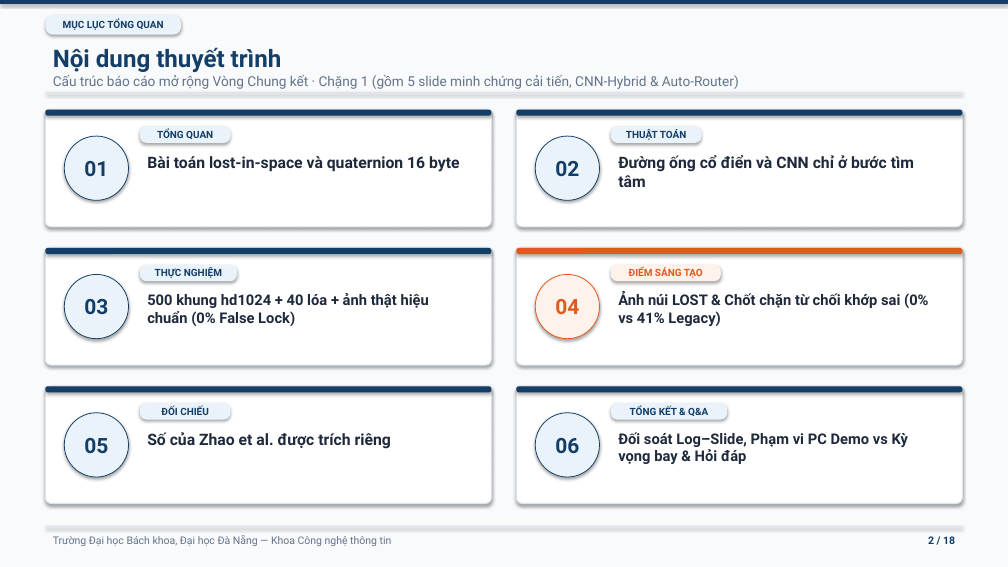
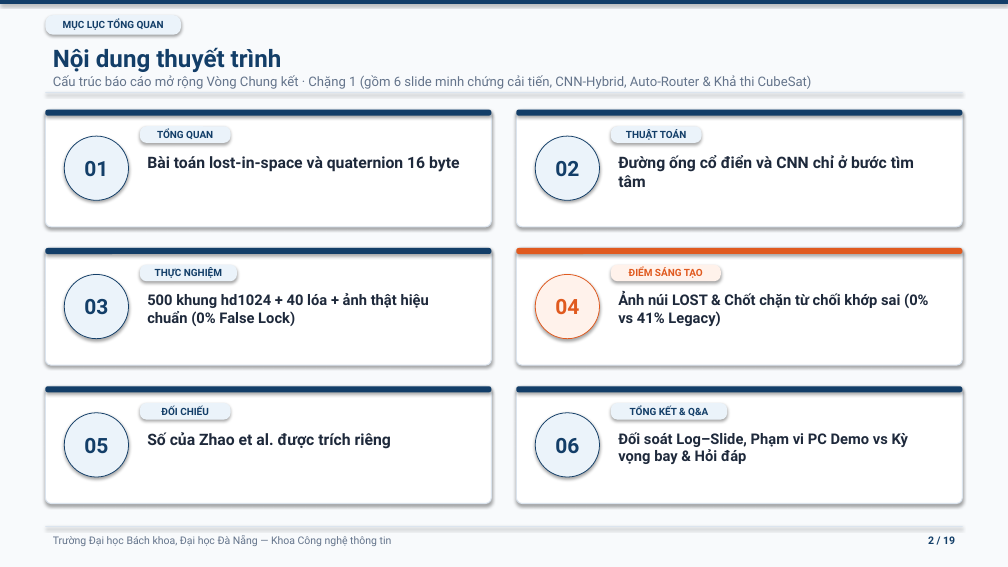
Before and after one commit to hoangtranduchai/star-tracker, a slide deck: slide 2 of AI2026_Portfolio/AI2026_SLIDE_THUYET_TRINH.pptx. Drawn at 1008x567 pixels with LibreOffice and Linux fonts; fonts in the diff are those of the drawing. Boxes give left, top, right and bottom in pixels: in the first picture for what was removed or moved away, otherwise in the second. Text is boxed around its words. In the diff, an @@ line names an element or a change of style, - is before the commit and + after.

Commit message:
feat(stage1): add CubeSat ARM64/ONNX feasibility & SAA/SEU CRC-16 audit, fix Compare table overlap & null error rendering

```diff
--- a/AI2026_Portfolio/AI2026_SLIDE_THUYET_TRINH.pptx
+++ b/AI2026_Portfolio/AI2026_SLIDE_THUYET_TRINH.pptx
@@ text at (x1=53, y1=75, x2=812, y2=89): text changed; size 13 to 12.5 pt @@
-Cấu trúc báo cáo mở rộng Vòng Chung kết · Chặng 1 (gồm 5 slide minh chứng cải tiến, CNN-Hybrid & Auto-Router)
+Cấu trúc báo cáo mở rộng Vòng Chung kết · Chặng 1 (gồm 6 slide minh chứng cải tiến, CNN-Hybrid, Auto-Router & Khả thi CubeSat)
@@ text at (x1=928, y1=536, x2=955, y2=544): text changed @@
-2 / 18
+2 / 19
```
Also in this commit, not shown: 16 other slides changed, 1 slide added, 20 other files.
